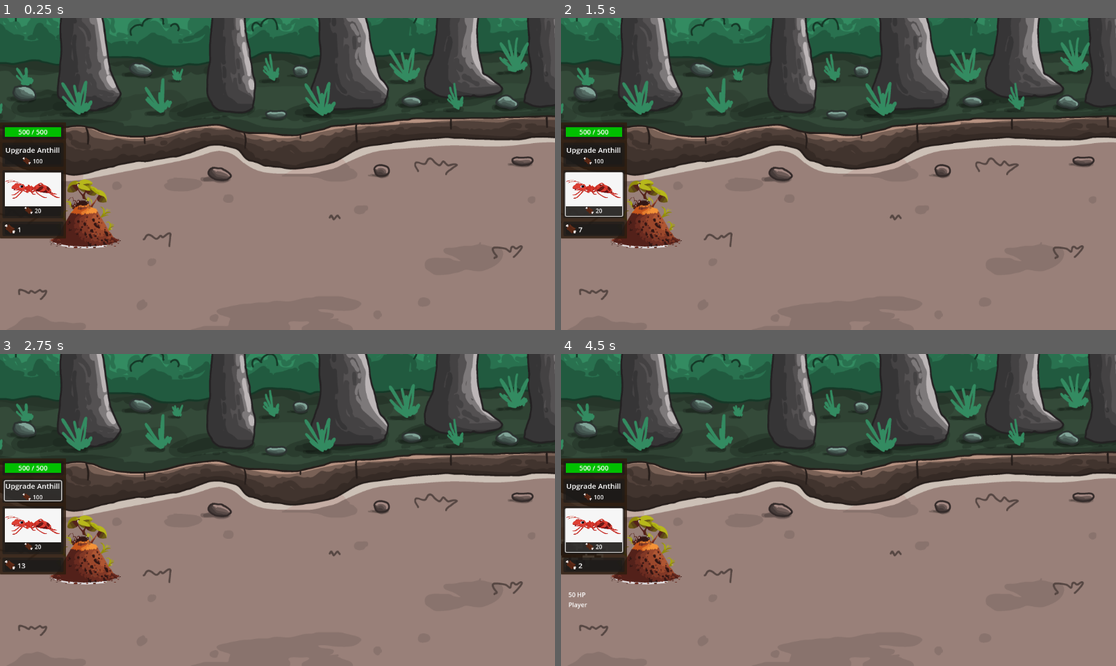
Above: before the commit, frames 1-4 (two rows, left to right).
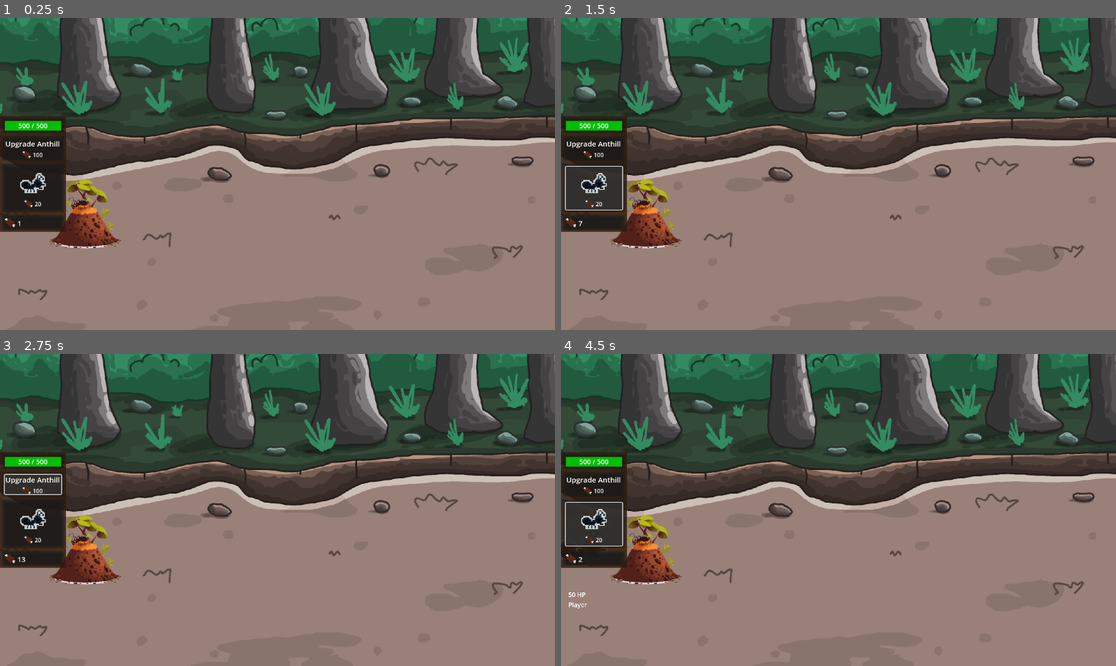
Above: after the commit, the same moments.

Repository: NMSU-Digital-Game-Design/game-jam-4-ant-game
Game: Godot game, scene res://Scenes/main.tscn
Two runs of this game, one before a commit and one after it. Both use one fixed random seed, a clock stepped at 60 frames per second and the inputs below.
Inputs (mouse positions are in pixels of both pictures, inside the frame that each line leads up to; where the layout moved, square brackets give the same spot in the first picture):
- Up to frame 1 (0.25 s): no input
- Up to frame 2 (1.5 s): click (594, 149) [594, 155] at 0.5 s; click (594, 186) [594, 195] at 1.25 s
- Up to frame 3 (2.75 s): click (33, 485) [33, 491] at 2 s
- Up to frame 4 (4.5 s): click (594, 522) [594, 531] at 2.75 s; click (594, 485) [594, 491] at 3.5 s; click (594, 522) [594, 531] at 4.25 s

The runs differ from the first frame. In frame 1, 2.8% of the frame differs, in the area x 0-100%, y 0-74%; in frame 2, 2.9%; in frame 3, 3.1%; in frame 4, 2.9%.

Commit message:
added the new ant art to menu and put a pebble as the projectile instead of the white box

Diff:
--- a/Scenes/Projectile.tscn
+++ b/Scenes/Projectile.tscn
@@ -1,6 +1,7 @@
-[gd_scene load_steps=3 format=3 uid="uid://c2uwceyd7loec"]
+[gd_scene load_steps=4 format=3 uid="uid://c2uwceyd7loec"]
 
 [ext_resource type="Script" uid="uid://dpku3om48mc2a" path="res://projectile.gd" id="1_lal66"]
+[ext_resource type="Texture2D" uid="uid://dk6ay6g2c2dkr" path="res://Assets/pebble.png" id="2_k1cl8"]
 
 [sub_resource type="RectangleShape2D" id="RectangleShape2D_lal66"]
 size = Vector2(40, 40)
@@ -11,6 +12,7 @@
 script = ExtResource("1_lal66")
 
 [node name="ColorRect" type="ColorRect" parent="."]
+visible = false
 offset_left = -20.0
 offset_top = -20.0
 offset_right = 20.0
@@ -18,3 +20,7 @@
 
 [node name="CollisionShape2D" type="CollisionShape2D" parent="."]
 shape = SubResource("RectangleShape2D_lal66")
+
+[node name="Sprite2D" type="Sprite2D" parent="."]
+scale = Vector2(2.5, 2.5)
+texture = ExtResource("2_k1cl8")
--- a/Scenes/ui.tscn
+++ b/Scenes/ui.tscn
@@ -2,7 +2,7 @@
 
 [ext_resource type="Script" uid="uid://bc50q11x1ielh" path="res://Scenes/ui.gd" id="1_nf4gj"]
 [ext_resource type="Texture2D" uid="uid://c8ujhcbwpmiye" path="res://Assets/meat.png" id="1_ohol1"]
-[ext_resource type="Texture2D" uid="uid://dq1sxe6ouphso" path="res://Assets/ant.jpg" id="2_tanvq"]
+[ext_resource type="Texture2D" uid="uid://bissae1nbvx0t" path="res://Assets/ant.png" id="3_nf4gj"]
 
 [sub_resource type="LabelSettings" id="LabelSettings_nf4gj"]
 font_size = 14
@@ -23,9 +23,9 @@
 anchors_preset = 4
 anchor_top = 0.5
 anchor_bottom = 0.5
-offset_top = -107.0
+offset_top = -120.0
 offset_right = 137.0
-offset_bottom = 134.0
+offset_bottom = 120.0
 grow_vertical = 2
 size_flags_horizontal = 0
 size_flags_vertical = 4
@@ -89,7 +89,6 @@
 anchor_bottom = 1.0
 grow_horizontal = 2
 grow_vertical = 2
-text = "ddd"
 label_settings = SubResource("LabelSettings_nf4gj")
 horizontal_alignment = 1
 
@@ -167,13 +166,14 @@
 offset_bottom = 2.0
 grow_horizontal = 2
 grow_vertical = 2
-theme_override_constants/separation = 2
+theme_override_constants/separation = -4
 
 [node name="TextureRect" type="TextureRect" parent="Panel/Margin/VBox/Summon/Button/VBoxContainer"]
-custom_minimum_size = Vector2(0, 69.55)
-layout_mode = 2
-texture = ExtResource("2_tanvq")
-expand_mode = 1
+custom_minimum_size = Vector2(0, 74.915)
+layout_mode = 2
+texture = ExtResource("3_nf4gj")
+expand_mode = 3
+stretch_mode = 5
 
 [node name="HBoxContainer" type="HBoxContainer" parent="Panel/Margin/VBox/Summon/Button/VBoxContainer"]
 layout_mode = 2
--- a/project.godot
+++ b/project.godot
@@ -17,5 +17,6 @@
 
 [rendering]
 
+textures/canvas_textures/default_texture_filter=0
 renderer/rendering_method="gl_compatibility"
 renderer/rendering_method.mobile="gl_compatibility"
Binary file added: Assets/ant.png
Not shown, added: Assets/ant.png.import
Binary file added: Assets/pebble.png
Not shown, added: Assets/pebble.png.import
